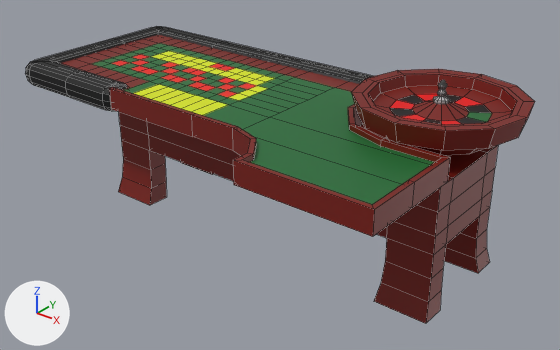
Before and after pictures for a commit that changed the FBX model FGJProject/Assets/Art/Models/Props/ruletti/prop_ruletti.fbx.
Rendered twice from a 50 mm camera at (10.81, -9.98, 4.81) aimed at (3.04, -0.26, -1.22). Every picture has the same lights, and +X, +Y and +Z are marked at lower left. Mesh edges are drawn as thin lines. Vertices at the same position are counted once.
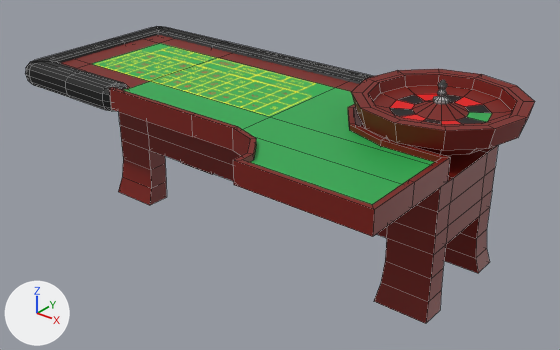
What differs and where, as boxes (x1, y1, x2, y2) in the pictures (560 x 350 px):
part 1 of me_cube_007, deleted (green): before (76, 39, 434, 165)
part 2 of me_cube_007, recoloured: (242, 112, 492, 205) in both

The edits, one by one:
Picture 'ruletti.png' (img_ruletti_png) is new.
Material 'Material.001' (mat_material_001) is new.
Its texture is img_ruletti_png.
Material 'Material.008' (mat_material_008) is new.
Its base color is (0.0243, 0.402, 0.0793) (green #2baa50).
me_cube_007 is used by ob_cube_006; location (0.0, 0.0, 0.0).
me_cube_007 had 976 vertices, 975 faces and spanned x -2.13..7.05, y -2.7..1.89, z -2.33..0.91.
me_cube_007 now has 669 vertices, 673 faces and spans x -2.13..7.05, y -2.7..1.89, z -2.33..0.91.
me_cube_007 part 1: 307 vertices removed from x -1.81..3.37, y -1.74..1.74, z -0.11..0.18.
me_cube_007 part 2: 3 faces spanning x 3.37..6.45, y -2.61..0.88, z 0.18..0.41 switch from mat_material_006 (dark green #1b6b32) to mat_material_008 (green #2baa50).
me_cube_007 no longer uses material mat_material_002 (yellow #dae700).
me_cube_007 now uses material mat_material_001 (picture img_ruletti_png).
